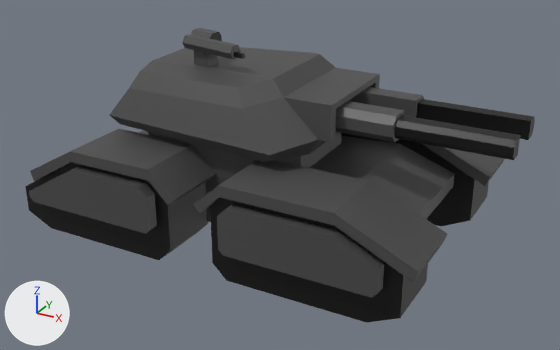
The glTF model Assets/Models/Units/BFT/BFT.glb, before and after one commit.
Before and after are seen from a 50 mm camera at (11.53, -20.06, 9.25) aimed at (0.8, -0.53, -0.51). The axes (+X, +Y, +Z) are drawn at lower left. The lights are the same throughout. Where no turn or scale is listed for an object, it has been applied to the vertices.

Names of what the first picture shows: 'Barrel', 'Barrel.002', 'Barrel.003', 'Body_LP', 'Cube.003', 'Cube.004', 'Cube.005', 'Cube.006', 'Track', 'Track.001', 'Track.002', 'Turret_LP'.
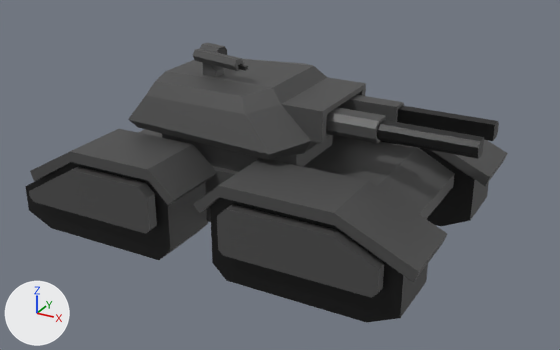
Pixel boxes (x1, y1, x2, y2) of what changed, in the pictures (560 x 350 px):
'Turret_LP', rescaled (12% narrower, 15% shorter)
    before: (109, 47, 380, 180)
    after: (128, 59, 366, 172)
'Barrel.003', rescaled (15% narrower, 13% shorter)
    before: (394, 115, 520, 160)
    after: (377, 120, 484, 159)
'Barrel.002', rescaled (14% narrower, 12% shorter)
    before: (416, 99, 535, 140)
    after: (397, 105, 499, 141)
'Barrel', rescaled (13% narrower, 12% shorter)
    before: (335, 101, 404, 143)
    after: (326, 107, 386, 144)
'Barrel.001', rescaled (12% narrower, 10% shorter)
    before: (349, 87, 424, 117)
    after: (338, 95, 404, 122)
'Cylinder', rescaled (13% narrower, 8% shorter)
    before: (182, 34, 241, 59)
    after: (193, 48, 244, 71)
'MachineGun', rescaled (12% narrower, 11% shorter)
    before: (193, 50, 218, 67)
    after: (202, 62, 224, 77)
'Cube.001', rescaled (11% narrower, 17% shorter)
    before: (191, 28, 218, 39)
    after: (200, 43, 224, 52)
'Cube.007', rescaled
    before: (210, 32, 222, 41)
    after: (217, 46, 227, 55)
'Cube.002', rescaled
    before: (234, 52, 245, 59)
    after: (238, 64, 248, 71)

The change in detail:
Object 'Turret_LP' (ob_turret_lp) is rescaled from (1.0, 1.0, 1.0) to (0.882, 0.882, 0.882).
